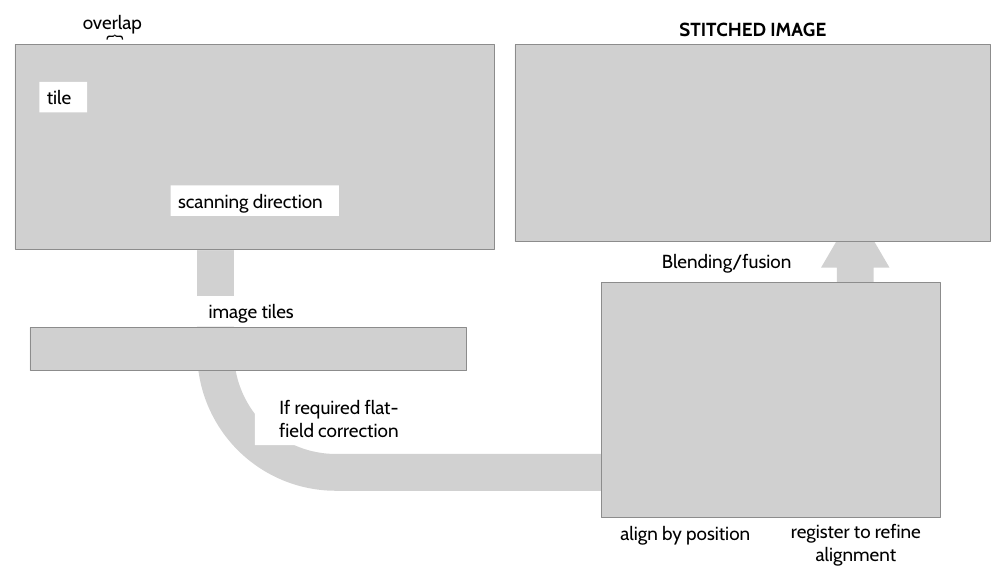
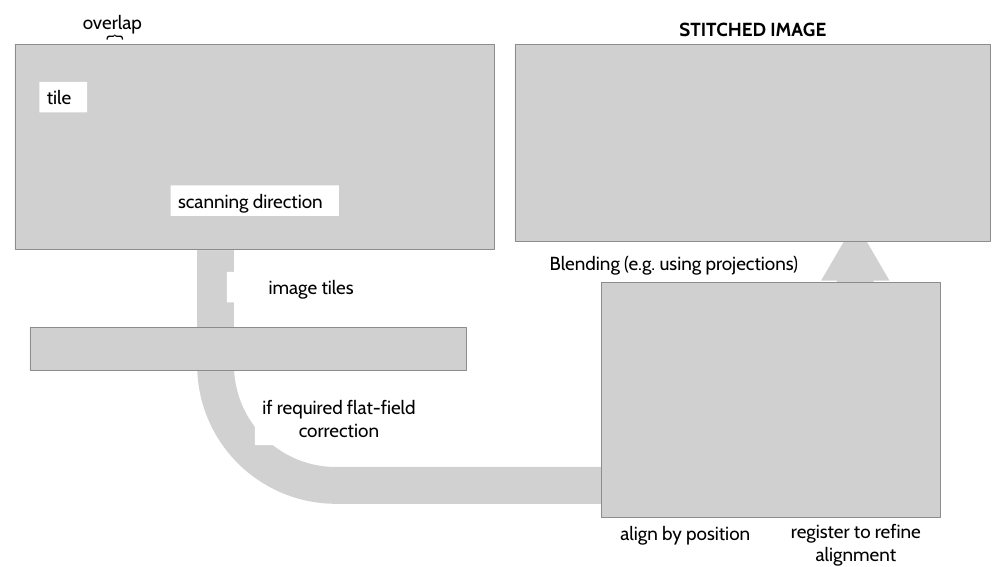
Before and after one commit to NEUBIAS/training-resources, a slide deck: slide 2 of figures/resources/stitching.pptx. Drawn at 1008x567 pixels with LibreOffice and Linux fonts; fonts in the diff are those of the drawing; grey boxes stand for pictures. Boxes give left, top, right and bottom in pixels: in the first picture for what was removed or moved away, otherwise in the second. Text is boxed around its words. In the diff, an @@ line names an element or a change of style, - is before the commit and + after.

```diff
--- a/figures/resources/stitching.pptx
+++ b/figures/resources/stitching.pptx
@@ uturn arrow: place and size @@
-uturn arrow at bbox=[197, 174, 890, 491]
+uturn arrow at bbox=[197, 187, 890, 504]
@@ rectangle "Blending (e.g. using projections)": place and size @@
-rectangle "Blending (e.g. using projections)" at bbox=[662, 254, 791, 273]
+rectangle "Blending (e.g. using projections)" at bbox=[529, 248, 819, 278]
@@ text in rectangle at bbox=[550, 255, 799, 275]: text changed @@
-Blending/fusion
+Blending (e.g. using projections)
@@ text "image tiles" rewrapped from bbox=[167, 296, 336, 327] to bbox=[269, 279, 354, 299] @@
@@ text at bbox=[262, 399, 416, 438]: text changed @@
-If required flat-field correction
+if required flat-field correction
```
Also in this commit, not shown: 4 other files.
